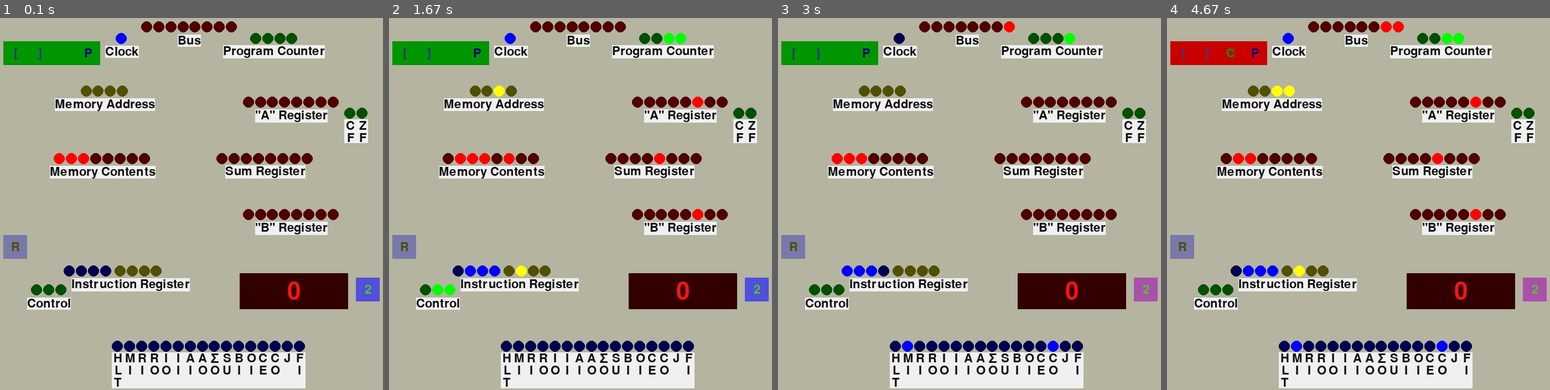
Above: before the commit, frames 1-4 (left to right).
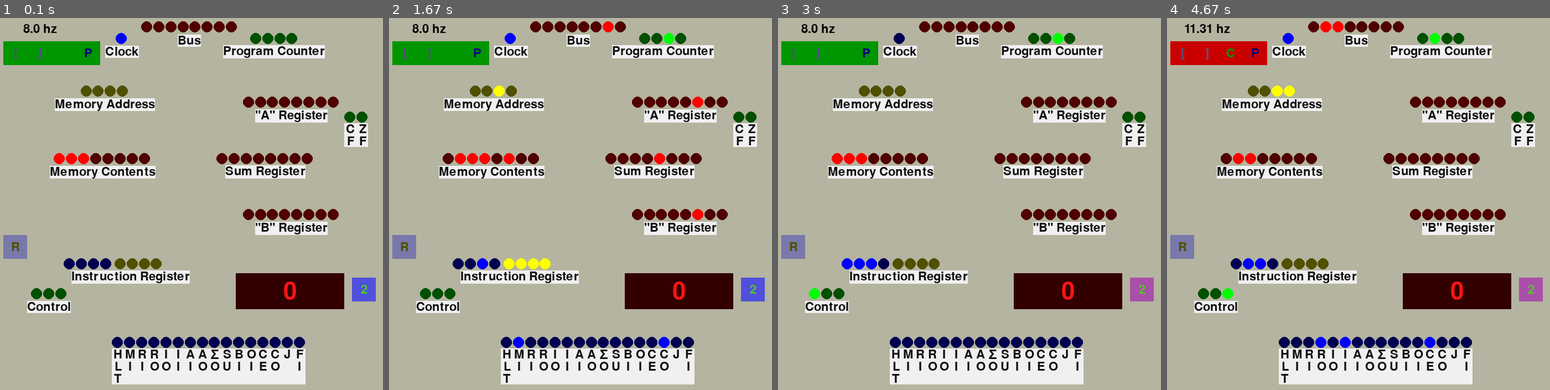
Above: after the commit, the same moments.

Repository: beauxq/be8bbbce
Game: pygame game, started from visual.py
Same seed, same stepped clock (60 frames per second), same inputs: the game is played once before the commit and once after it.
Inputs:
- Up to frame 1 (0.1 s): no input
- Up to frame 2 (1.67 s): tap  at 0.33, 0.67 s; tap Space at 1, 1.4 s; hold C from 1.33 s (still down)
- Up to frame 3 (3 s): tap Space at 1.7, 1.9, 2.2, 2.73 s; release C at 1.8 s; hold R 1.83-2.3 s; tap C at 1.98 s; tap 2 at 2.33 s
- Up to frame 4 (4.67 s): tap Space at 3.03, 3.23, 3.57, 3.87, 4.07, 4.37, 4.63 s; tap C at 3.32 s; tap  at 3.65 s

The runs differ from the first frame. In frame 1, 6.2% of the frame differs, in the area x 3-100%, y 1-100%; in frame 2, 6.5%; in frame 3, 6.5%; in frame 4, 7.1%, in the area x 3-100%, y 0-100%.

Commit message:
better clock control in gui and tweak layout

Diff:
--- a/components/clock.py
+++ b/components/clock.py
@@ -38,3 +38,9 @@
             sleep(delay_seconds)
             self.go_low()
             cycles -= 1
+
+    def toggle(self):
+        if self.value:
+            self.go_low()
+        else:
+            self.go_high()
--- a/visualcomponents/visualmain.py
+++ b/visualcomponents/visualmain.py
@@ -1,12 +1,12 @@
+from typing import Tuple, List, Union
 from computer import Computer
 from components.register import Register
 from visualcomponents.ramreader import RamReader
 from visualcomponents.irreader import IRReader
 from visualcomponents.signalwatcher import SignalWatcher
 import pygame
-from typing import Tuple, List, Union
-
-MAX_CLOCK_HZ = 250
+
+MAX_CLOCK_HZ_EXPONENT = 32
 
 
 class VisualMain:
@@ -19,7 +19,11 @@
         self.sw = SignalWatcher(computer.signals)
         self.paused = False
         self.twos = False
-        self.fps = 20
+
+        self.fps = 60
+        self.clock_hz_exponent = 10  # hz = 0.25 * 2 ** (x * .5)
+        self.clock_count = 0  # clock toggles since last change in hz
+        self.last_ms = 0  # time of last change in hz (ms)
 
         self.load_fonts()
 
@@ -37,50 +41,72 @@
             int((self.computer.bit_count - 8) * .125)
         )
 
+    def clock_count_reset(self):
+        self.clock_count = 0
+        self.last_ms = pygame.time.get_ticks()
+
+    def get_clock_hz(self):
+        return round(0.25 * (2 ** (self.clock_hz_exponent * 0.5)), 2)
+
+    def run_computer_clock(self):
+        passed_ms = pygame.time.get_ticks() - self.last_ms
+        clock_hz = self.get_clock_hz()
+        target_clock_toggles = int(passed_ms * clock_hz * 0.002)
+        # ^ * 2 for toggles, * 0.001 for seconds
+        # computer clock toggle until target
+        while self.clock_count < target_clock_toggles:
+            self.computer.clock.toggle()
+            self.clock_count += 1
+
+    def process_events(self):
+        for event in pygame.event.get():
+            if event.type == pygame.QUIT:
+                self.running = False
+            if event.type == pygame.VIDEORESIZE:
+                # https://stackoverflow.com/questions/11603222/allowing-resizing-window-pygame
+                old_surface_saved = self.screen
+                self.screen = pygame.display.set_mode((event.w, event.h),
+                                                      pygame.RESIZABLE)
+                self.screen.blit(old_surface_saved, (0, 0))
+                del old_surface_saved
+                self.load_fonts()
+                # note this pygame bug with resizing window:
+                # https://github.com/pygame/pygame/issues/201
+                # Resizing from the corner of the window doesn't work.
+            if event.type == pygame.KEYDOWN:
+                if (event.key == pygame.K_p) or (event.key == pygame.K_SPACE):
+                    self.paused = not self.paused
+                    self.clock_count_reset()
+                elif event.key == pygame.K_r:
+                    self.computer.control.reset()
+                elif (event.key == pygame.K_c) and self.paused:
+                    self.computer.clock.go_high()
+                elif event.key == pygame.K_LEFTBRACKET:
+                    if self.clock_hz_exponent > 0:
+                        self.clock_hz_exponent -= 1
+                    self.clock_count_reset()
+                elif event.key == pygame.K_RIGHTBRACKET:
+                    if self.clock_hz_exponent < MAX_CLOCK_HZ_EXPONENT:
+                        self.clock_hz_exponent += 1
+                    self.clock_count_reset()
+                elif event.key == pygame.K_2:
+                    self.twos = not self.twos
+            if event.type == pygame.KEYUP:
+                if (event.key == pygame.K_c) and self.paused:
+                    self.computer.clock.go_low()
+
     def run(self):
         self.running = True
         pygame_clock = pygame.time.Clock()
+        self.clock_count_reset()
 
         while self.running:
             pygame_clock.tick(self.fps)
 
             if not self.paused:
-                # computer clock toggle
-                if self.computer.clock.value:
-                    self.computer.clock.go_low()
-                else:
-                    self.computer.clock.go_high()
-
-            for event in pygame.event.get():
-                if event.type == pygame.QUIT:
-                    self.running = False
-                if event.type == pygame.VIDEORESIZE:
-                    # https://stackoverflow.com/questions/11603222/allowing-resizing-window-pygame
-                    old_surface_saved = self.screen
-                    self.screen = pygame.display.set_mode((event.w, event.h),
-                                                          pygame.RESIZABLE)
-                    self.screen.blit(old_surface_saved, (0, 0))
-                    del old_surface_saved
-                    self.load_fonts()
-                    # note this pygame bug with resizing window:
-                    # https://github.com/pygame/pygame/issues/201
-                    # Resizing from the corner of the window doesn't work.
-                if event.type == pygame.KEYDOWN:
-                    if (event.key == pygame.K_p) or (event.key == pygame.K_SPACE):
-                        self.paused = not self.paused
-                    elif event.key == pygame.K_r:
-                        self.computer.control.reset()
-                    elif (event.key == pygame.K_c) and self.paused:
-                        self.computer.clock.go_high()
-                    elif event.key == pygame.K_LEFTBRACKET:
-                        self.fps = max(.5, self.fps / 1.4)
-                    elif event.key == pygame.K_RIGHTBRACKET:
-                        self.fps = min(MAX_CLOCK_HZ * 2, self.fps * 1.4)
-                    elif event.key == pygame.K_2:
-                        self.twos = not self.twos
-                if event.type == pygame.KEYUP:
-                    if (event.key == pygame.K_c) and self.paused:
-                        self.computer.clock.go_low()
+                self.run_computer_clock()
+
+            self.process_events()
 
             self.screen.fill((180, 180, 160))
 
@@ -103,13 +129,13 @@
         self.i_r_reader.instruction_part = True
         self.draw_value(self.i_r_reader,
                         self.computer.instruction_length,
-                        .2, .7, (0, 0, 1), "")
+                        .2, .68, (0, 0, 1), "")
         self.i_r_reader.instruction_part = False
         self.draw_value(self.i_r_reader,
                         self.computer.address_length,
-                        .35, .7, (1, 1, 0), "Instruction Register")
+                        .35, .68, (1, 1, 0), "Instruction Register")
         self.draw_value(self.computer.control, 3,
-                        .1, .75, (0, 1, 0), "Control")
+                        .1, .76, (0, 1, 0), "Control")
         # right side
         self.draw_value(self.computer.pc,
                         self.computer.address_length,
@@ -117,13 +143,13 @@
         self.draw_value(self.computer.reg_a, bit_count,
                         .85, .25, (1, 0, 0), '"A" Register')
         self.draw_value(self.computer.flags, 2,
-                        .96, .28, (0, 1, 0), ["CF", "ZF"], 2)
+                        .96, .29, (0, 1, 0), ["CF", "ZF"], 2)
         self.draw_value(self.computer.alu, bit_count,
                         .76, .4, (1, 0, 0), "Sum Register")
         self.draw_value(self.computer.reg_b, bit_count,
                         .85, .55, (1, 0, 0), '"B" Register')
         self.draw_value(self.sw, 16,
-                        .6, .9, (0, 0, 1),
+                        .6, .89, (0, 0, 1),
                         ["HLT", "MI", "RI", "RO", "IO", "II", "AI", "AO",
                          "ΣO", "SU", "BI", "OI", "CE", "CO", "J", "FI"],
                         3)
@@ -148,9 +174,7 @@
         text_rect.center = (x + (size * 2.5), y + self.led_size())
         self.screen.blit(text, text_rect)
         # speed up
-        max_fps = MAX_CLOCK_HZ * 2
-        sqrt_max_fps = max_fps ** .5
-        color = int(252 * (self.fps ** .5) / sqrt_max_fps)
+        color = int(252 * self.clock_hz_exponent / MAX_CLOCK_HZ_EXPONENT)
         text = self.button_font.render("]", True, (color, color, 140))
         text_rect = text.get_rect()
         text_rect.center = (x + (size * 1.5), y + self.led_size())
@@ -159,6 +183,12 @@
         text = self.button_font.render("[", True, (color, color, 120))
         text_rect = text.get_rect()
         text_rect.center = (x + (size * 0.5), y + self.led_size())
+        self.screen.blit(text, text_rect)
+        # clock hz
+        text = self.button_font.render(str(self.get_clock_hz()) + " hz",
+                                       True, (0, 0, 0))
+        text_rect = text.get_rect()
+        text_rect.center = (x + (size * 1.5), y - self.led_size())
         self.screen.blit(text, text_rect)
 
         # reset button
@@ -175,7 +205,7 @@
 
         # 2's complement output button
         color = (170, 80, 170) if self.twos else (80, 80, 220)
-        x = self.screen.get_width() * .93
+        x = self.screen.get_width() * .92
         y = self.screen.get_height() * .71
         size = self.led_size() * 2
         pygame.draw.rect(self.screen, color, pygame.Rect(x, y, size, size))
@@ -187,7 +217,7 @@
 
         # output
         color = (50, 0, 0)
-        x = self.screen.get_width() * .63
+        x = self.screen.get_width() * .62
         y = self.screen.get_height() * .7
         size = self.led_size() * 3
         pygame.draw.rect(self.screen, color, pygame.Rect(x, y, size * 3, size))
